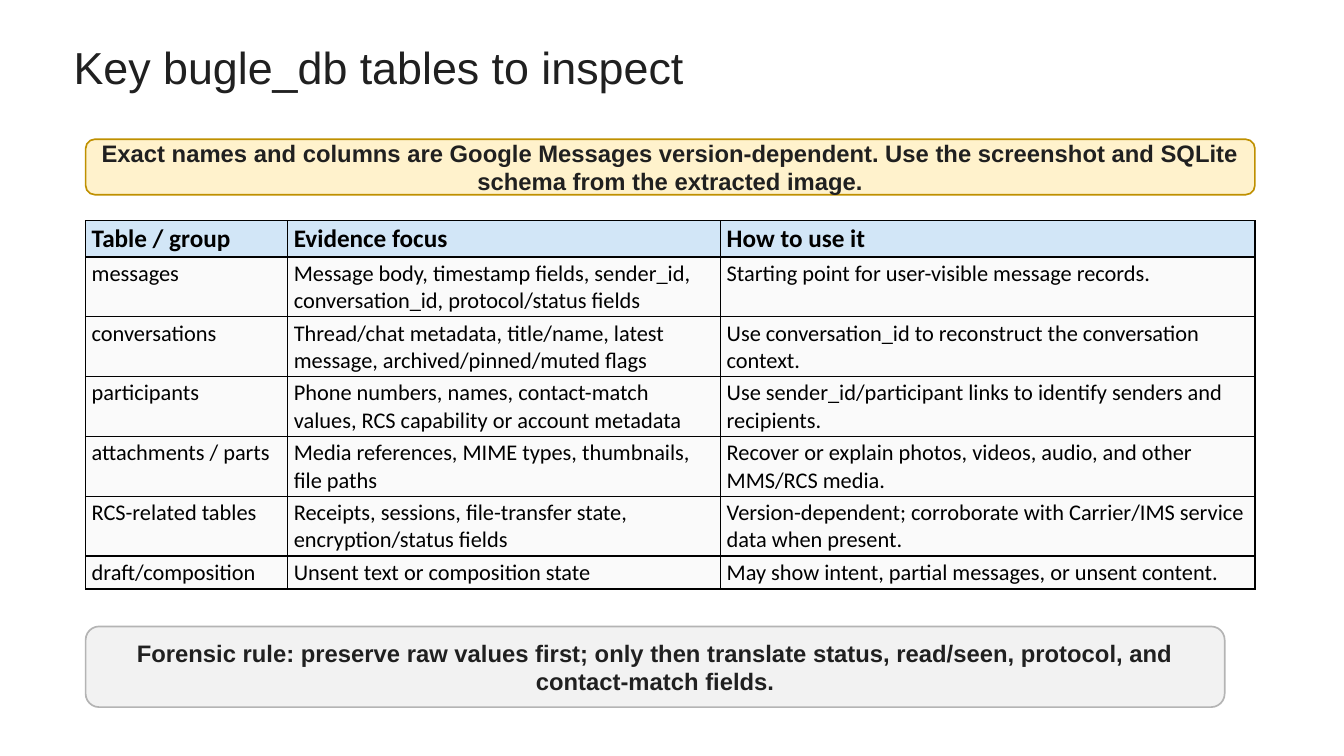
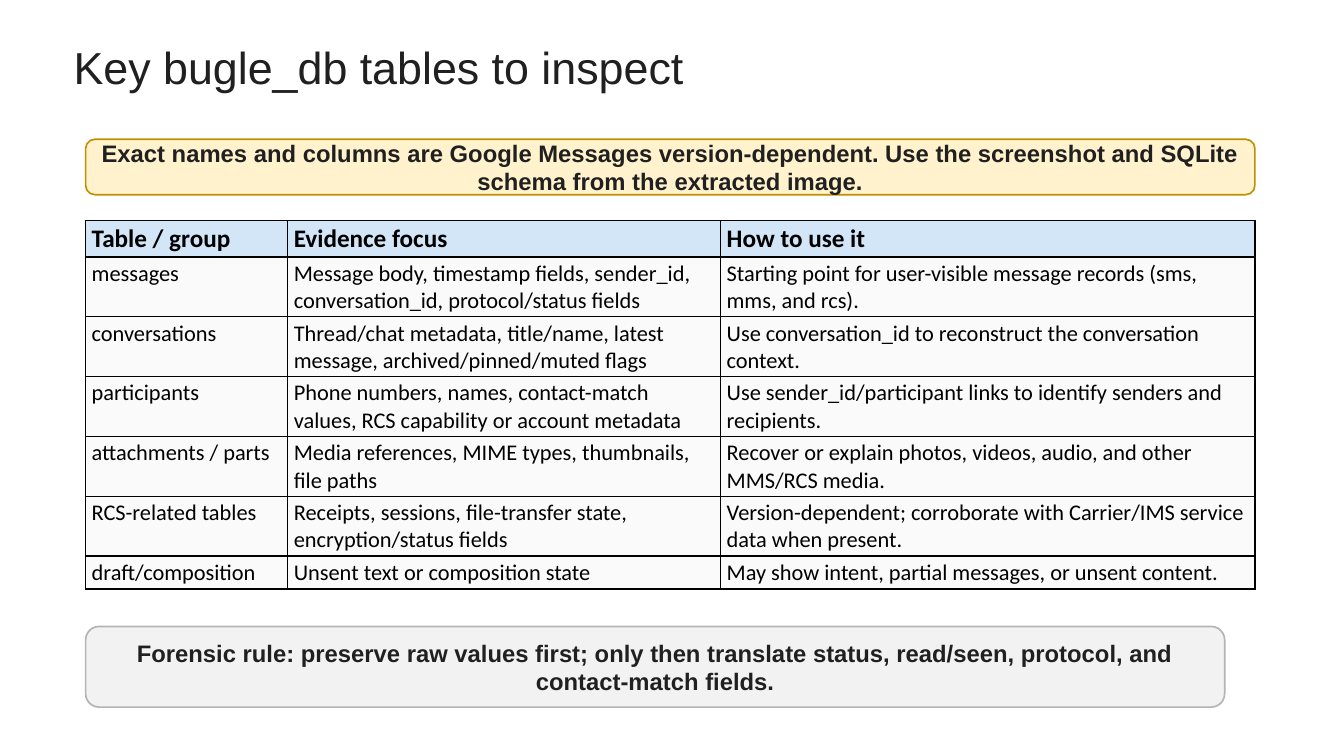
Before and after one commit to frankwxu/digital-forensics-lab, a slide deck: slide 20 of Android10/5_2_1_GMS_App_Investigations_Messaging.pptx. Drawn at 1344x756 pixels with LibreOffice and Linux fonts; fonts in the diff are those of the drawing; background and template pictures are left out. Boxes give left, top, right and bottom in pixels: in the first picture for what was removed or moved away, otherwise in the second. Text is boxed around its words. In the diff, an @@ line names an element or a change of style, - is before the commit and + after.

```diff
--- a/Android10/5_2_1_GMS_App_Investigations_Messaging.pptx
+++ b/Android10/5_2_1_GMS_App_Investigations_Messaging.pptx
@@ table at bbox=[86, 221, 1255, 589] @@
-row 2, column 3: Starting point for user-visible message records.
+row 2, column 3: Starting point for user-visible message records (sms, mms, and rcs).
```
Also in this commit, not shown: 3 other slides changed, 4 slides added, 4 slides removed.
